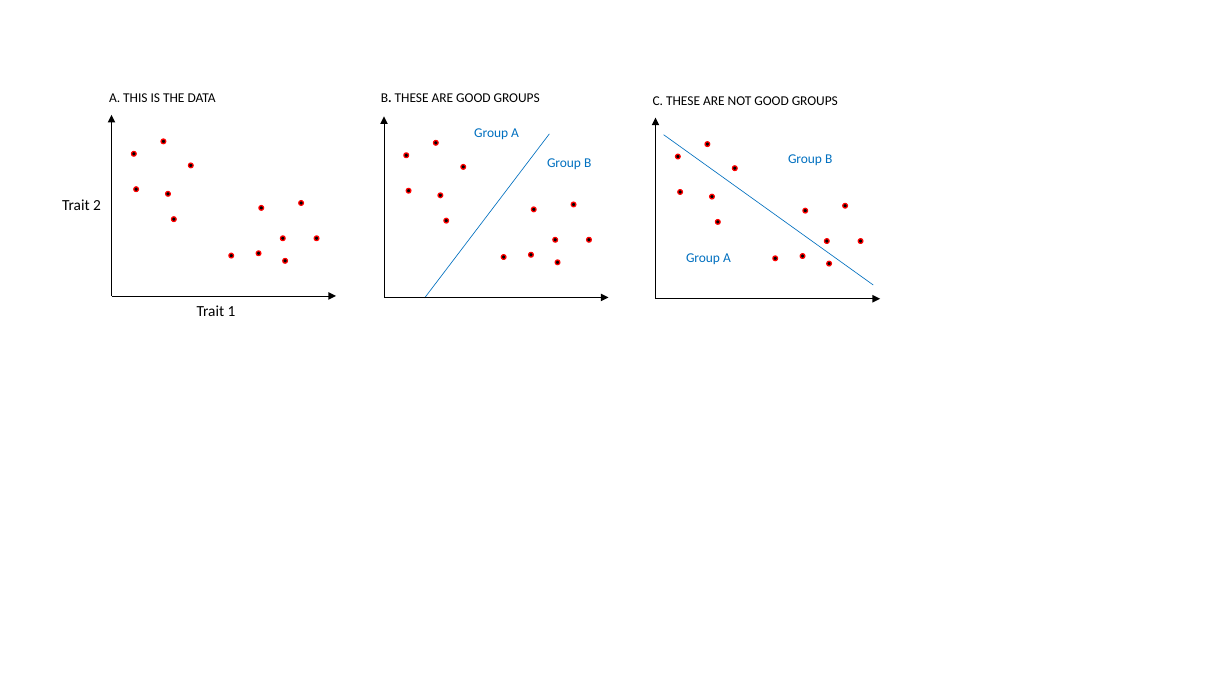
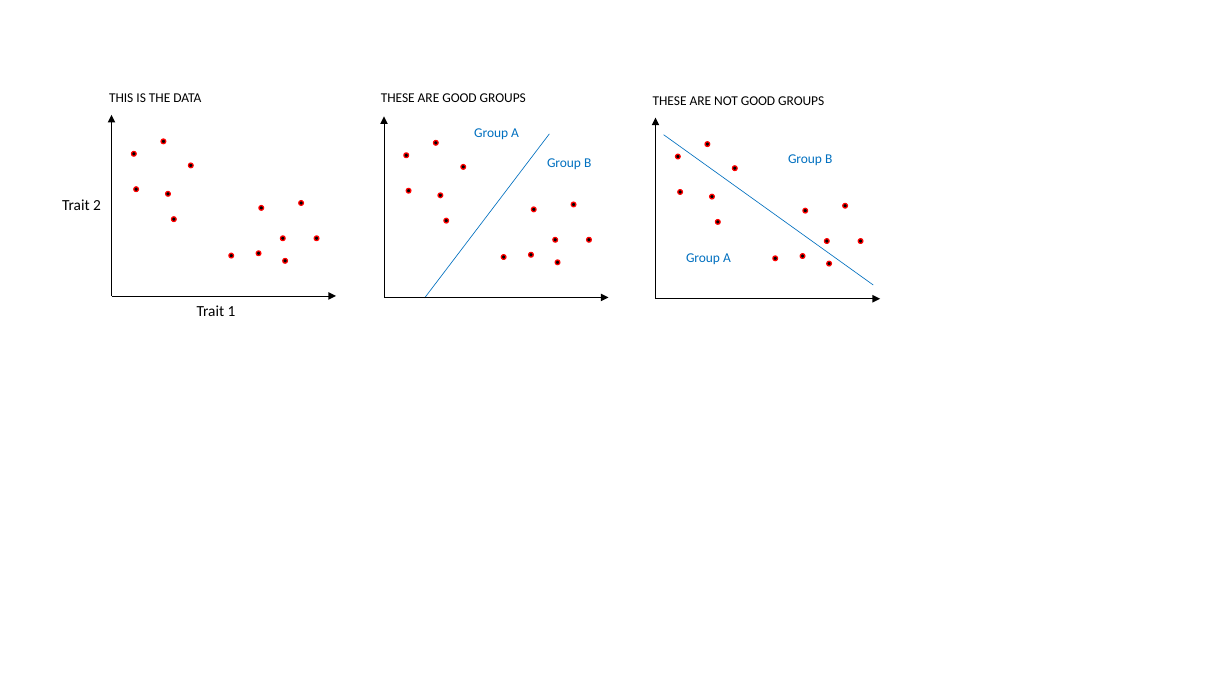
Before and after one commit to andreaknox-nz/real_seasons, a slide deck: slide 1 of images/good_bad_groups_diagram.pptx. Drawn at 1232x693 pixels with LibreOffice and Linux fonts; fonts in the diff are those of the drawing. Boxes give left, top, right and bottom in pixels: in the first picture for what was removed or moved away, otherwise in the second. Text is boxed around its words. In the diff, an @@ line names an element or a change of style, - is before the commit and + after.

```diff
--- a/images/good_bad_groups_diagram.pptx
+++ b/images/good_bad_groups_diagram.pptx
@@ text at (109, 93, 201, 102): text changed @@
-A. THIS IS THE DATA
+THIS IS THE DATA
@@ text at (381, 93, 526, 102): text changed @@
-B. THESE ARE GOOD GROUPS
+THESE ARE GOOD GROUPS
@@ text at (653, 96, 824, 105): text changed @@
-C. THESE ARE NOT GOOD GROUPS
+THESE ARE NOT GOOD GROUPS
```
Also in this commit, not shown: 8 other files.
